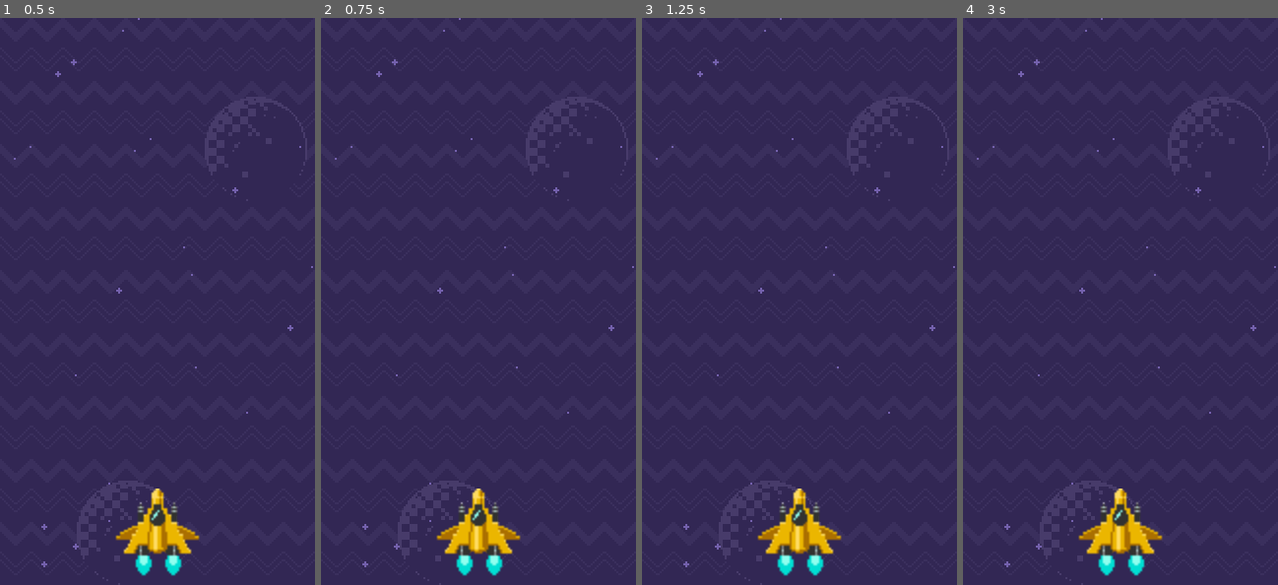
Above: before the commit, frames 1-4 (left to right).
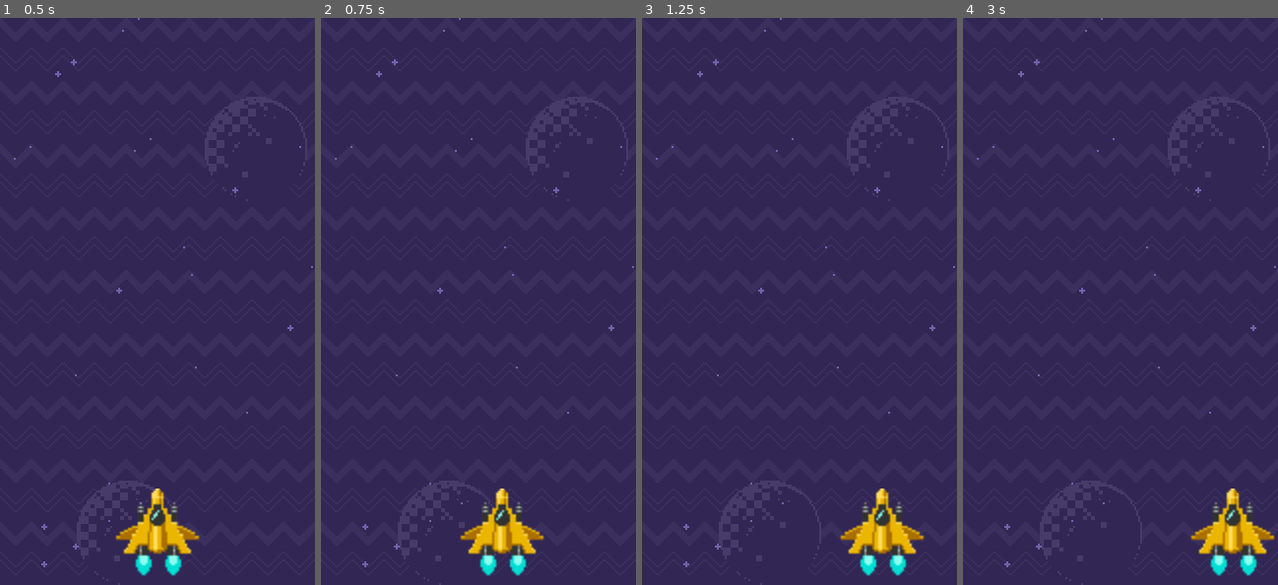
Above: after the commit, the same moments.

Repository: mateusaraujo1/astro-survivor
Game: Godot game, scene res://scenes/game.tscn
Same seed, same stepped clock (60 frames per second), same inputs: the game is played once before the commit and once after it. The project has no main scene, so this scene is started directly.
Inputs:
- Up to frame 1 (0.5 s): no input
- Up to frame 2 (0.75 s): tap Enter at 0.5 s; hold D (mv-direito, bound only after the commit) from 0.53 s (still down)
- Up to frame 3 (1.25 s): keep holding D (mv-direito, bound only after the commit)
- Up to frame 4 (3 s): release D (mv-direito, bound only after the commit) at 1.28 s; hold A (mv-esquerdo, bound only after the commit) 1.28-2.03 s; hold D (mv-direito, bound only after the commit) from 2.03 s (still down)

Frame 1 is identical in both runs. In frame 2, 2.7% of the frame differs, in the area x 36-71%, y 82-99%; in frame 3, 3.9%; in frame 4, 3.9%, in the area x 36-100%, y 82-99%.

Commit message:
a01: finish

Diff:
--- a/project.godot
+++ b/project.godot
@@ -25,6 +25,21 @@
 window/stretch/mode="2d"
 window/stretch/aspect="keep"
 
+[input]
+
+mv-esquerdo={
+"deadzone": 0.5,
+"events": [ Object(InputEventKey,"resource_local_to_scene":false,"resource_name":"","device":0,"alt":false,"shift":false,"control":false,"meta":false,"command":false,"pressed":false,"scancode":65,"unicode":0,"echo":false,"script":null)
+, Object(InputEventKey,"resource_local_to_scene":false,"resource_name":"","device":0,"alt":false,"shift":false,"control":false,"meta":false,"command":false,"pressed":false,"scancode":16777231,"unicode":0,"echo":false,"script":null)
+ ]
+}
+mv-direito={
+"deadzone": 0.5,
+"events": [ Object(InputEventKey,"resource_local_to_scene":false,"resource_name":"","device":0,"alt":false,"shift":false,"control":false,"meta":false,"command":false,"pressed":false,"scancode":68,"unicode":0,"echo":false,"script":null)
+, Object(InputEventKey,"resource_local_to_scene":false,"resource_name":"","device":0,"alt":false,"shift":false,"control":false,"meta":false,"command":false,"pressed":false,"scancode":16777233,"unicode":0,"echo":false,"script":null)
+ ]
+}
+
 [rendering]
 
 environment/default_environment="res://default_env.tres"
--- a/scenes/game.tscn
+++ b/scenes/game.tscn
@@ -1,7 +1,8 @@
-[gd_scene load_steps=3 format=2]
+[gd_scene load_steps=4 format=2]
 
 [ext_resource path="res://sprites/background.png" type="Texture" id=1]
 [ext_resource path="res://sprites/ship.png" type="Texture" id=2]
+[ext_resource path="res://scripts/ship.gd" type="Script" id=3]
 
 [node name="game" type="Node2D"]
 
@@ -10,6 +11,7 @@
 centered = false
 
 [node name="ship" type="Node2D" parent="."]
+script = ExtResource( 3 )
 
 [node name="ship" type="Sprite" parent="ship"]
 position = Vector2( 80, 263 )
--- /dev/null
+++ b/scripts/ship.gd
@@ -0,0 +1,23 @@
+extends Node2D
+
+var velocidade = 60
+# 20 pixels
+
+#acontece só quando a nave aparece
+func _ready():
+	pass
+
+#essas ações acontecem 60x em um segundo
+func _process(delta):
+
+	var direcao_x = 0
+
+	# 1 seria 1 pixel
+	if Input.is_action_pressed("mv-esquerdo"):
+		direcao_x += -1
+	# += pra poder zerar e a nave ficar parada, se as duas teclas forem pressionadas
+	if Input.is_action_pressed("mv-direito"):
+		direcao_x += 1
+
+	translate(Vector2(direcao_x,0) * velocidade * delta)
+	pass
